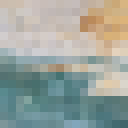
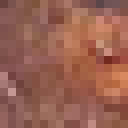
Layers edited between the first and the second 128 × 128 image:
hid group "Quartzites" (6 layers) over [0,0,128,128]
showed group "Resourses" (13 layers) over [0,0,128,128]
showed group "Ferum" (6 layers) over [0,0,128,128]
renamed "ferrum_i" to "ferrum_n", showed it over [0,0,128,128]
